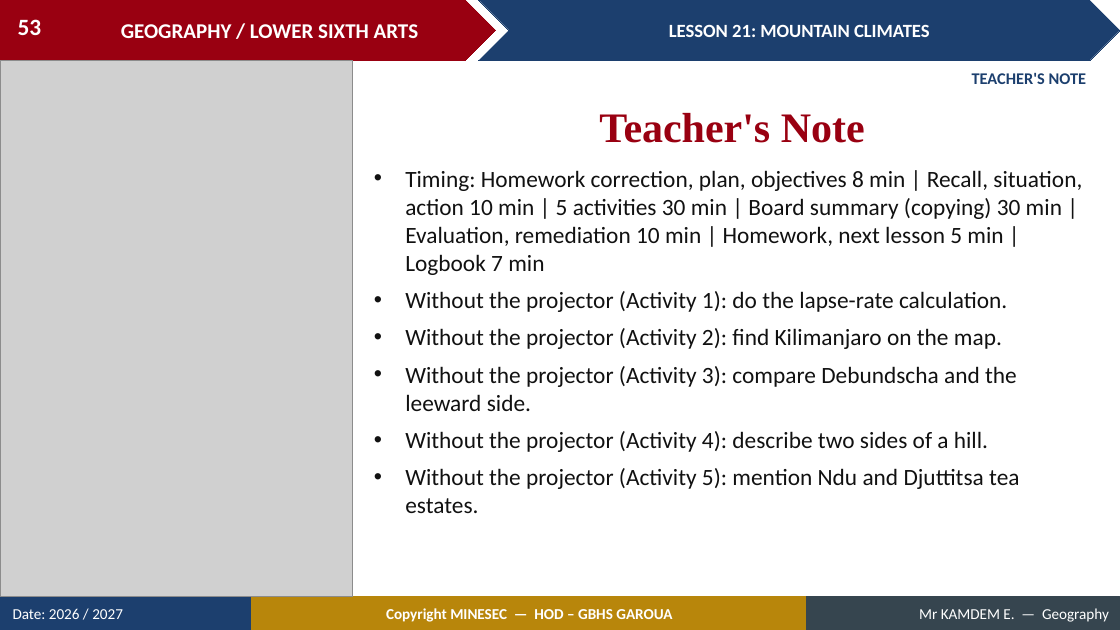
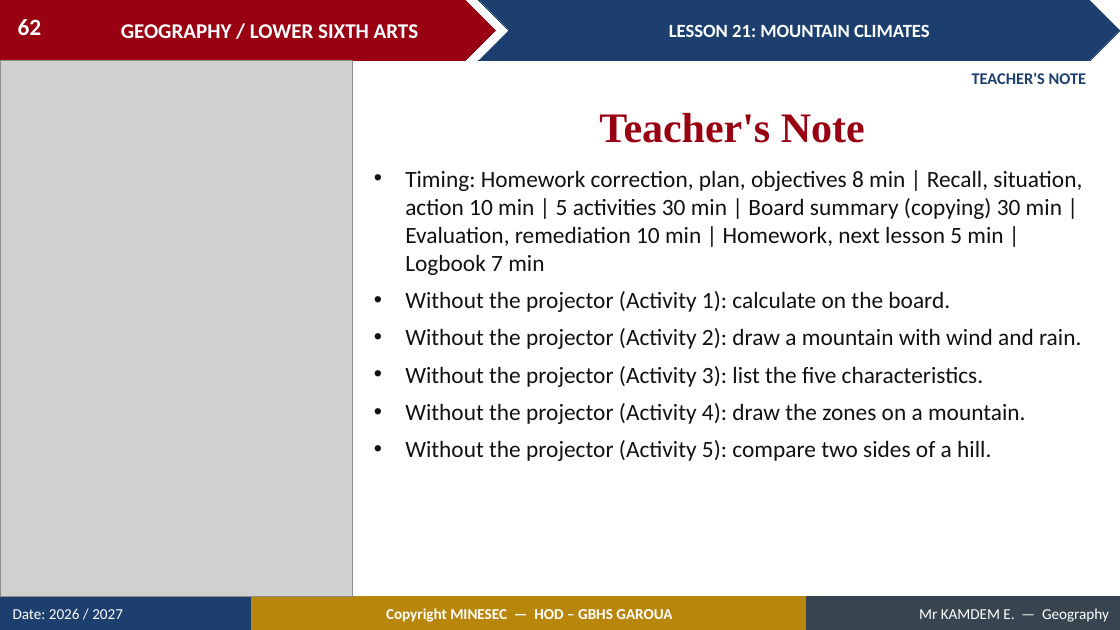
Before and after one commit to Berthautk/linea-github, a slide deck: slide 62 of lecons/LSA/Climatology/04_LSA_CLIM_L21_Mountain_Climates.pptx (slide 53 before the commit). Drawn at 1120x630 pixels with LibreOffice and Linux fonts; fonts in the diff are those of the drawing; grey boxes stand for pictures. Boxes give left, top, right and bottom in pixels: in the first picture for what was removed or moved away, otherwise in the second. Text is boxed around its words. In the diff, an @@ line names an element or a change of style, - is before the commit and + after.

```diff
--- a/lecons/LSA/Climatology/04_LSA_CLIM_L21_Mountain_Climates.pptx
+++ b/lecons/LSA/Climatology/04_LSA_CLIM_L21_Mountain_Climates.pptx
@@ page number at <box>18,19,42,35</box>: text changed @@
-53
+62
@@ text at <box>405,291,1081,461</box>: text changed @@
-• Without the projector (Activity 1): do the lapse-rate calculation.
-• Without the projector (Activity 2): find Kilimanjaro on the map.
-• Without the projector (Activity 3): compare Debundscha and the leeward side.
-• Without the projector (Activity 4): describe two sides of a hill.
-• Without the projector (Activity 5): mention Ndu and Djuttitsa tea estates.
+• Without the projector (Activity 1): calculate on the board.
+• Without the projector (Activity 2): draw a mountain with wind and rain.
+• Without the projector (Activity 3): list the five characteristics.
+• Without the projector (Activity 4): draw the zones on a mountain.
+• Without the projector (Activity 5): compare two sides of a hill.
```
Also in this commit, not shown: 37 other slides changed, 18 slides added, 9 slides removed, 21 other files.
